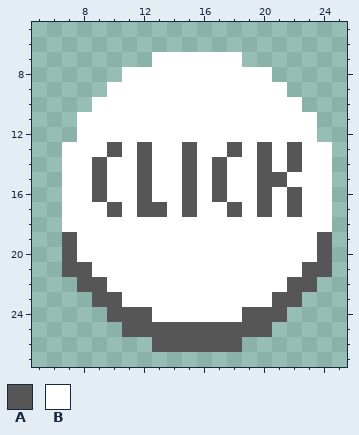
Pixel-art file: Assets/button..ase. Above is the file before it was changed.
32x32 pixels, 1 frame. Shown: x 5..25, y 5..27.
Palette (. is transparent): A #565656  B #ffffff
Pixels before, first column x 7:
 7 ......BBBBBB......
 8 ....BBBBBBBBBB....
 9 ...BBBBBBBBBBBB...
10 ..BBBBBBBBBBBBBB..
11 .BBBBBBBBBBBBBBBB.
12 .BBBBBBBBBBBBBBBB.
13 BBBABABBABBABABABB
14 BBABBABBABABBABABB
15 BBABBABBABABBAABBB
16 BBABBABBABABBABABB
17 BBBABAABABBABABABB
18 BBBBBBBBBBBBBBBBBB
19 ABBBBBBBBBBBBBBBBA
20 ABBBBBBBBBBBBBBBBA
21 AABBBBBBBBBBBBBBAA
22 .AABBBBBBBBBBBBAA.
23 ..AABBBBBBBBBBAA..
24 ...AAABBBBBBAAA...
25 ....AAAAAAAAAA....
26 ......AAAAAA......
The result:
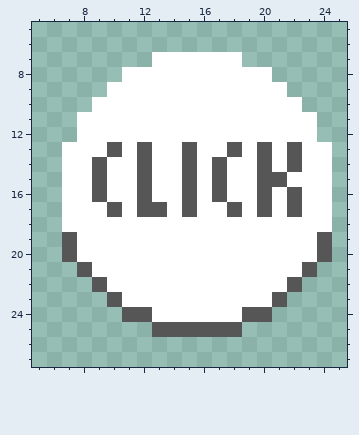
Change:
Changed rows in their new state; - is an unchanged pixel.
first column x 7:
21 .----------------.
22 -.--------------.-
23 --.------------.--
24 ---.----------.---
25 ----..------..----
26 ------......------
